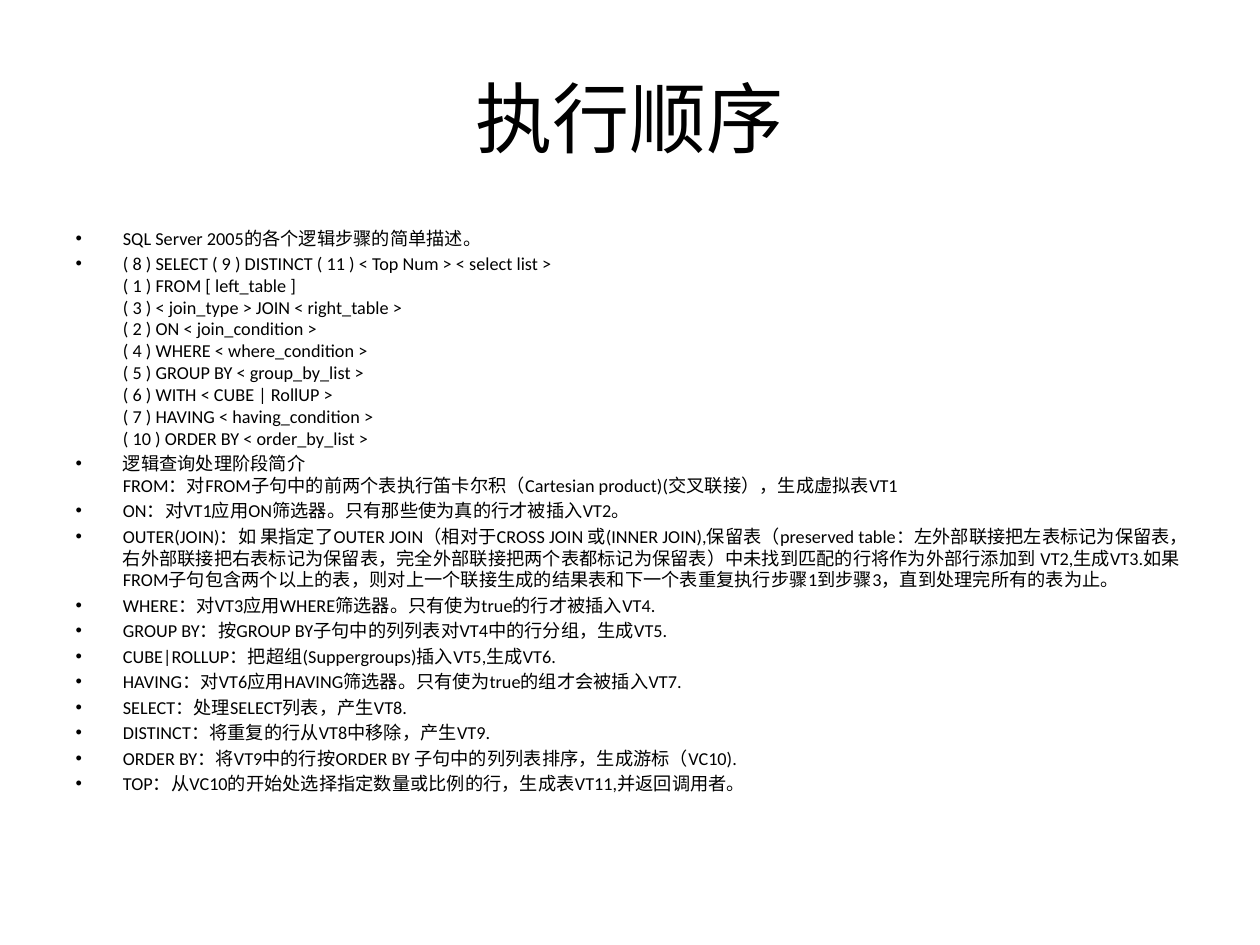
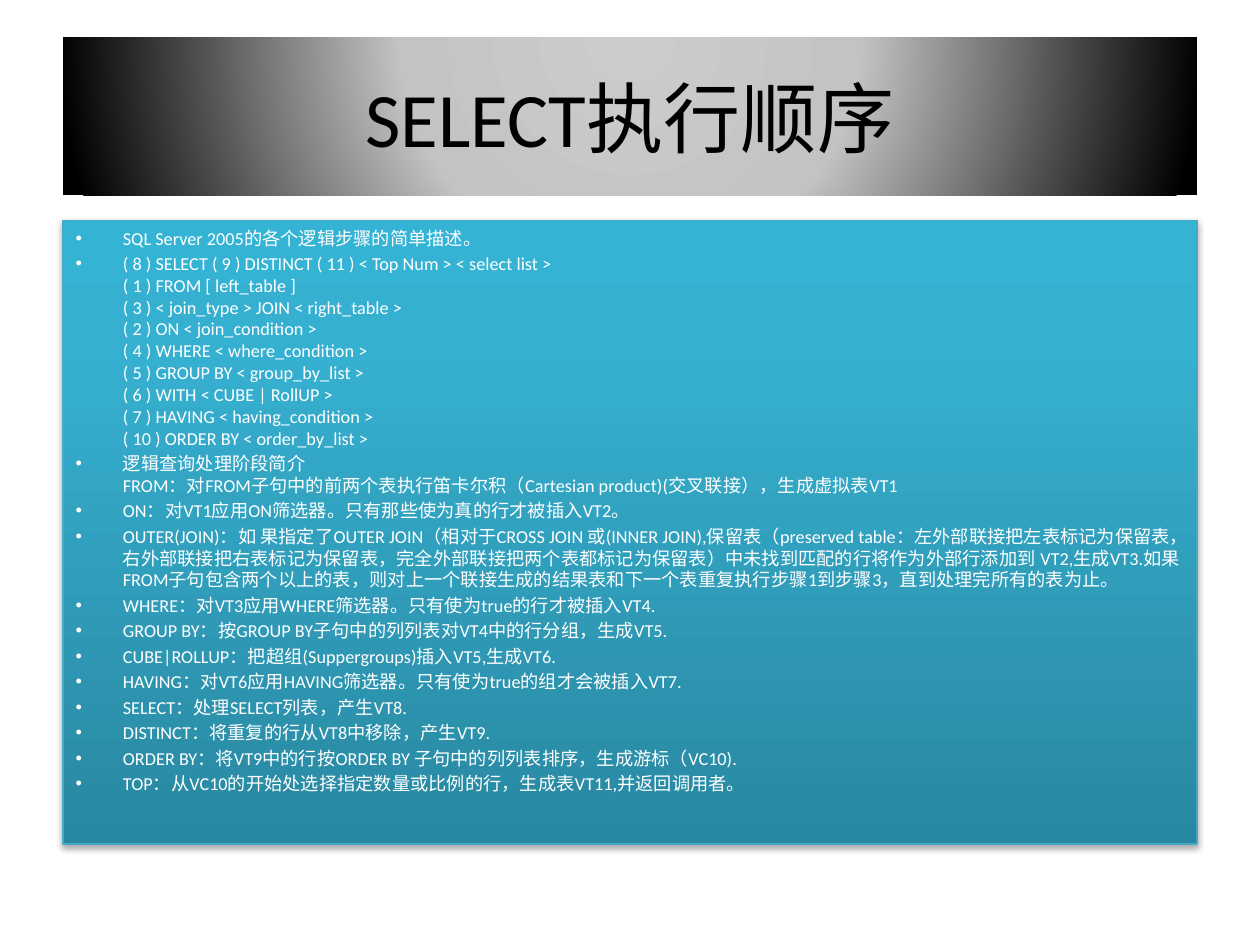
Before and after one commit to ccang2016/CCShare, a slide deck: slide 6 of Sql分享.pptx (slide 4 before the commit). Drawn at 1260x945 pixels with LibreOffice and Linux fonts; fonts in the diff are those of the drawing. Boxes give left, top, right and bottom in pixels: in the first picture for what was removed or moved away, otherwise in the second. Text is boxed around its words. In the diff, an @@ line names an element or a change of style, - is before the commit and + after.

```diff
--- a/Sql分享.pptx
+++ b/Sql分享.pptx
@@ title "SELECT执行顺序": place and size @@
-title "SELECT执行顺序" at (476, 82, 784, 154)
+title "SELECT执行顺序" at (63, 38, 1197, 195)
@@ title "SELECT执行顺序" at (63, 38, 1197, 195): fill none to gradient #CCCCCC to #C4C4C4 to #000000 @@
@@ title at (365, 83, 894, 154): text changed @@
-执行顺序
+SELECT执行顺序
@@ text "SQL Server 2005的各个逻辑步骤的简单描述。": place and size @@
-text "SQL Server 2005的各个逻辑步骤的简单描述。" at (123, 230, 1188, 792)
+text "SQL Server 2005的各个逻辑步骤的简单描述。" at (63, 220, 1197, 844)
@@ text "SQL Server 2005的各个逻辑步骤的简单描述。" at (63, 220, 1197, 844): text colour #000000 to #FFFFFF; fill none to gradient #2A88A2 to #37B1D2 to #34B4D6; outline none to #46AAC5 0.75 pt; shadow on @@
```
Also in this commit, not shown: 5 other slides changed, 5 slides added, 1 slide removed, 1 other file.
